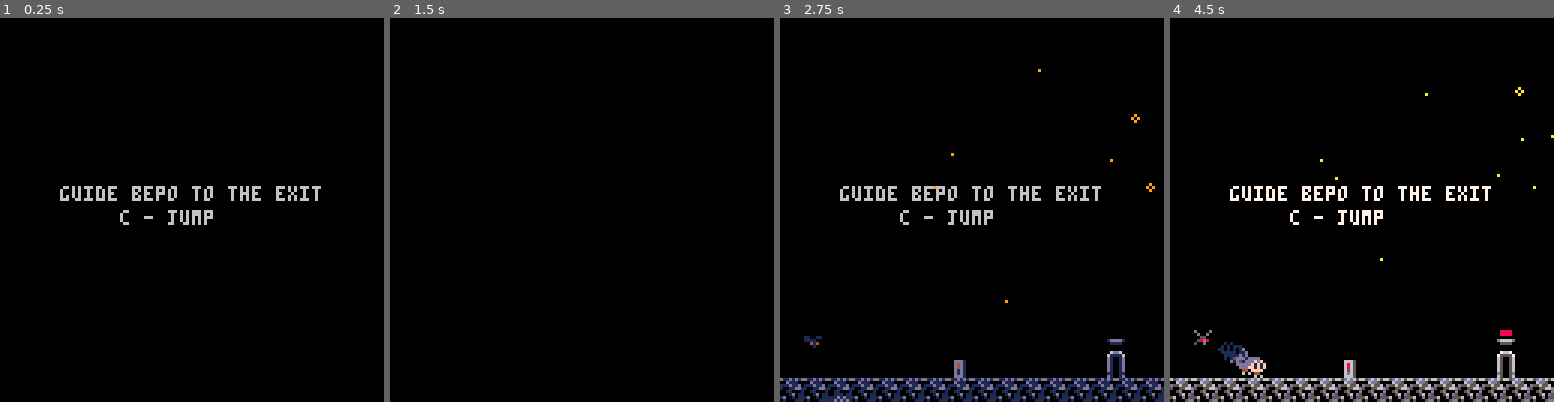
Above: before the commit, frames 1-4 (left to right).
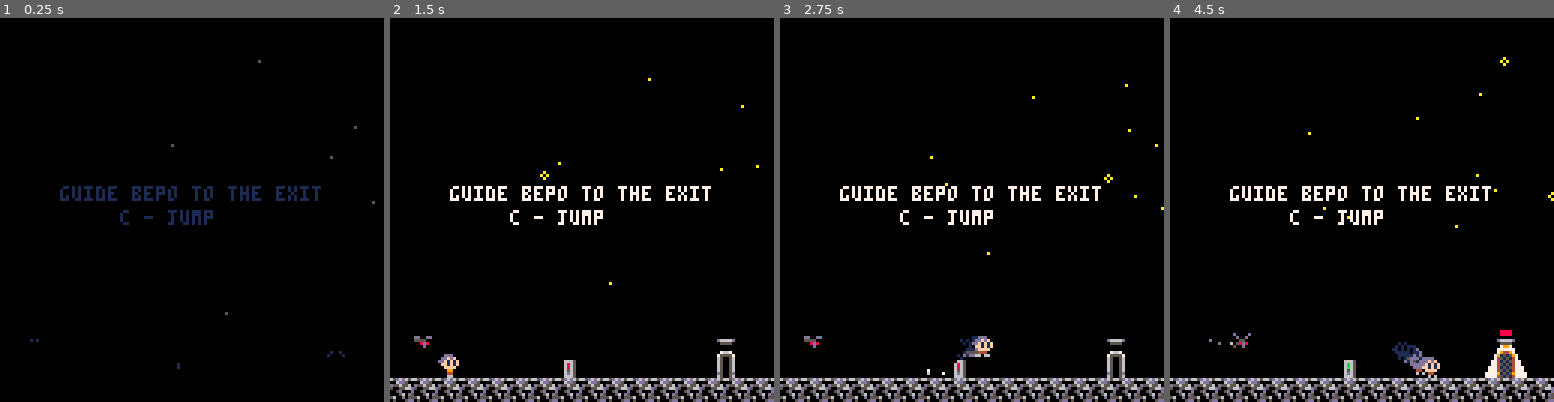
Above: after the commit, the same moments.

Repository: wesen/carts
Game: PICO-8 cartridge games/the-moth/the-moth.p8
Same seed, same stepped clock (60 frames per second), same inputs: the game is played once before the commit and once after it.
Inputs:
- Up to frame 1 (0.25 s): no input
- Up to frame 2 (1.5 s): tap X (X key) at 0.33, 1.07 s; tap O (Z key) at 0.7 s
- Up to frame 3 (2.75 s): hold Right 1.6-2.1 s; tap O (Z key) at 1.7, 2.1, 2.5 s; tap X (X key) at 1.85 s; hold Up 2.15-2.42 s; hold Right from 2.47 s (still down)
- Up to frame 4 (4.5 s): tap O (Z key) every 0.4 s from 2.9 to 4.1 s; tap X (X key) at 2.97, 4.08 s; release Right at 3.03 s; hold Left 3.08-3.58 s; hold Down 3.63-3.97 s; hold Right from 4.02 s (still down)

The runs differ from the first frame. In frame 1, 1.4% of the frame differs, in the area x 7-98%, y 10-92%; in frame 2, 6.1%; in frame 3, 6.4%, in the area x 0-100%, y 13-100%; in frame 4, 1.9%.

Commit message:
Fix level and fix intro

Diff:
--- a/games/the-moth/game.lua
+++ b/games/the-moth/game.lua
@@ -2,10 +2,12 @@
  self.current_level=1
 end)
 
-function cls_game:load_level(level)
+function cls_game:load_level(level,skip_fade)
  add_draw_cr(function ()
-  fade(false)
-  wait_for(1)
+  if not skip_fade then
+   fade(false)
+   wait_for(1)
+  end
   self.current_level=level
   actors={}
   player=nil
@@ -16,7 +18,7 @@
   fireflies_init(room.dim)
   room:spawn_player()
   fade(true)
-  music(0)
+  -- music(0)
  end)
 end
 
--- a/games/the-moth/main.lua
+++ b/games/the-moth/main.lua
@@ -1,7 +1,7 @@
 main_camera=cls_camera.init()
 
 function _init()
- game:load_level(1)
+ game:load_level(1,true)
 end
 
 function _draw()
--- a/games/the-moth/the-moth.p8
+++ b/games/the-moth/the-moth.p8
@@ -1563,10 +1563,12 @@
  self.current_level=1
 end)
 
-function cls_game:load_level(level)
+function cls_game:load_level(level,skip_fade)
  add_draw_cr(function ()
-  fade(false)
-  wait_for(1)
+  if not skip_fade then
+   fade(false)
+   wait_for(1)
+  end
   self.current_level=level
   actors={}
   player=nil
@@ -1577,7 +1579,7 @@
   fireflies_init(room.dim)
   room:spawn_player()
   fade(true)
-  music(0)
+  -- music(0)
  end)
 end
 
@@ -1732,7 +1734,7 @@
 main_camera=cls_camera.init()
 
 function _init()
- game:load_level(1)
+ game:load_level(1,true)
 end
 
 function _draw()
@@ -2055,7 +2057,7 @@
 0000000000000000000000000000000000004040400000460000000000000000000046004040444444400000460000000040440000000040000000000000000000400000400000000000006a6b006667400043000000000000000000404000004000000040400000404000000000000000000040000000404000000000004040
 000000000000000000000000000000000000000000000040000000000000000000004000004040404040444440000000004040004000004000000000000000000040000000000058000000567b005777404440400000005500626300000066674000000062635900000060610000004300000000000062630000005846000000
 00000000000000000000000000000000000000000000000000004000000056000000000000000000004040404000444400544000400000400000000000000000004000000000004600000000000040404040006a6b00004600557300000058774000000059734600000059710000004000000000000058730000004040000000
-000000000000000000000000000000000000000000000000000000000000464444444444404000000000000000004040004600004000004000000000000000000040444440444440406a6b0000000040000000547b00004044444040404040404000004050505050505050504044444050505050505040400000000000000000
+000000000000000000000000000000000000000000000000000000000000460044444444404000000000000000004040004600004000004000000000000000000040444440444440406a6b0000000040000000547b00004044444040404040404000004050505050505050504044444050505050505040400000000000000000
 000000000000000000000000000000000000000000000000006263550000404040404040400000000000666757006a6b40404040400000400000000000000000004040404040404000587b40400000400000000000000040404040000000000040000000000000000000000040404040006a6b00000000000000000000554040
 00000000000000000000000000000000000000626354000000557346000062630000000062630040400057774600567b0000000040000040000000000000000000000000000000000000000000000040000000004000004000000000000000004000000000000000000000000000000005557b00000000006263540000460000
 0000000000000000000000000000000000000054734600000040404000005673000000005473000040404040400000000000000040000040000000000000000000000000000000000000000000000040000000004000004000000000000000004040000051000040404040404040404000010000000000005673460040400056
Not shown, changed: games/the-moth/assets/map.tmx
